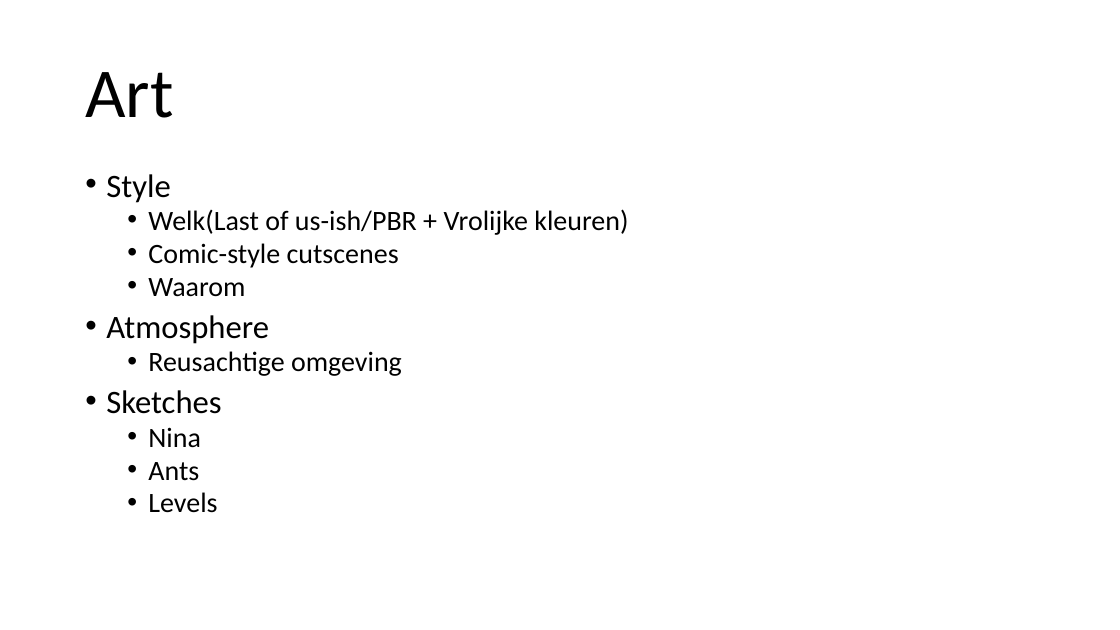
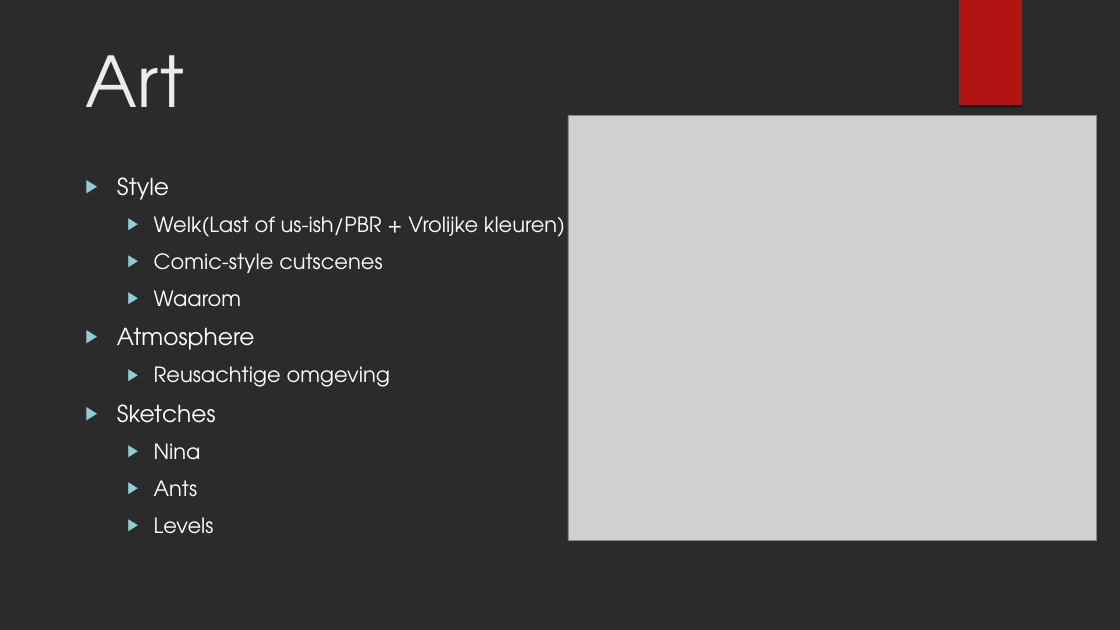
Before and after one commit to kvk4life/GAM21gr2, a slide deck: slide 11 of Presentatie documenten/Order 66’s Pitch.odp (slide 7 before the commit). Drawn at 1120x630 pixels with LibreOffice and Linux fonts; fonts in the diff are those of the drawing; grey boxes stand for pictures; background and template pictures are left out; a plain dark background stands for a picture behind light text. Boxes give left, top, right and bottom in pixels: in the first picture for what was removed or moved away, otherwise in the second. Text is boxed around its words. In the diff, an @@ line names an element or a change of style, - is before the commit and + after.

```diff
--- a/Presentatie documenten/Order 66’s Pitch.odp
+++ b/Presentatie documenten/Order 66’s Pitch.odp
@@ background #FFFFFF to picture (left out) @@
@@ freeform shape added at bbox=[959, 0, 1022, 105], fill #B01513 @@
@@ title "Art" at bbox=[85, 55, 184, 107]: font Calibri to TeX Gyre Adventor, text colour #000000 to #EBEBEB; line spacing 0.9 to 1; vertical alignment middle to top @@
@@ picture added at bbox=[568, 116, 1097, 541] @@
@@ text "Style" at bbox=[117, 177, 565, 534]: size 28 to 20 pt in "Style", "Atmosphere", "Sketches"; font Calibri to TeX Gyre Adventor, text colour #000000 to #FFFFFF; size 24 to 18 pt in "Welk(Last of us-ish/PBR + Vrolijke kleuren)", "Comic-style cutscenes", "Waarom", "Reusachtige omgeving" and 3 more places; bullet • to ▶; line spacing 0.8 to 1; bullet colour #000000 to #8AD0D6; more space between paragraphs @@
```
Also in this commit, not shown: 8 other slides changed, 5 slides added, 1 slide removed, 1 other file.
